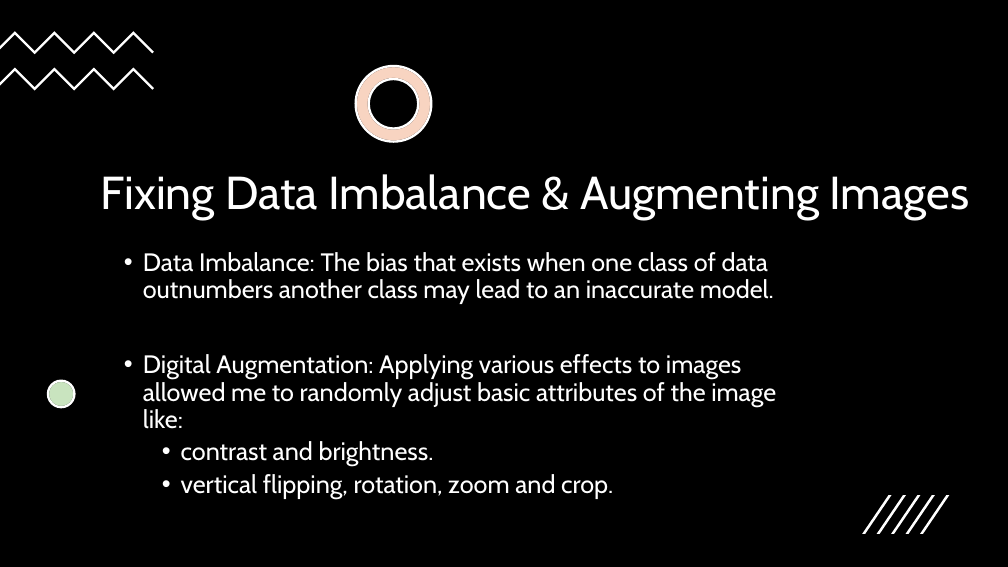
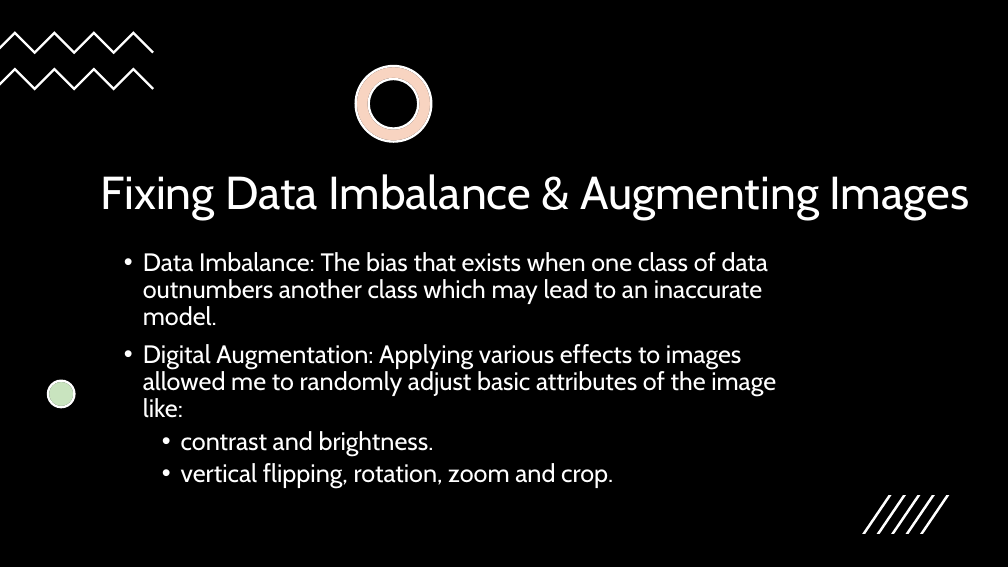
Before and after one commit to valdesgabriel/mtg-image-classification, a slide deck: slide 7 of presentation/Binary Image Classification Presentation.pptx. Drawn at 1008x567 pixels with LibreOffice and Linux fonts; fonts in the diff are those of the drawing. Boxes give left, top, right and bottom in pixels: in the first picture for what was removed or moved away, otherwise in the second. Text is boxed around its words. In the diff, an @@ line names an element or a change of style, - is before the commit and + after.

```diff
--- a/presentation/Binary Image Classification Presentation.pptx
+++ b/presentation/Binary Image Classification Presentation.pptx
@@ text at [143,252,768,326]: text changed @@
-• Data Imbalance: The bias that exists when one class of data outnumbers another class may lead to an inaccurate model.
+• Data Imbalance: The bias that exists when one class of data outnumbers another class which may lead to an inaccurate model.
```
Also in this commit, not shown: 4 other slides changed, 4 slides added, 2 slides removed.
